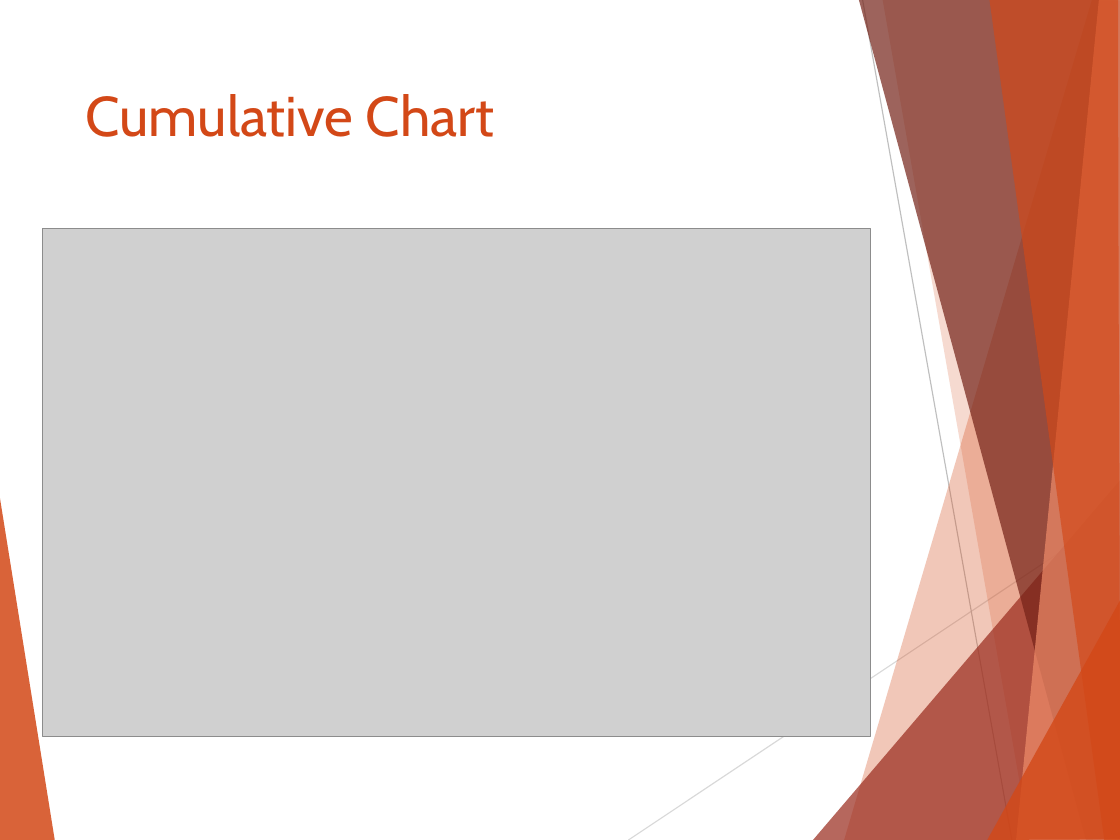
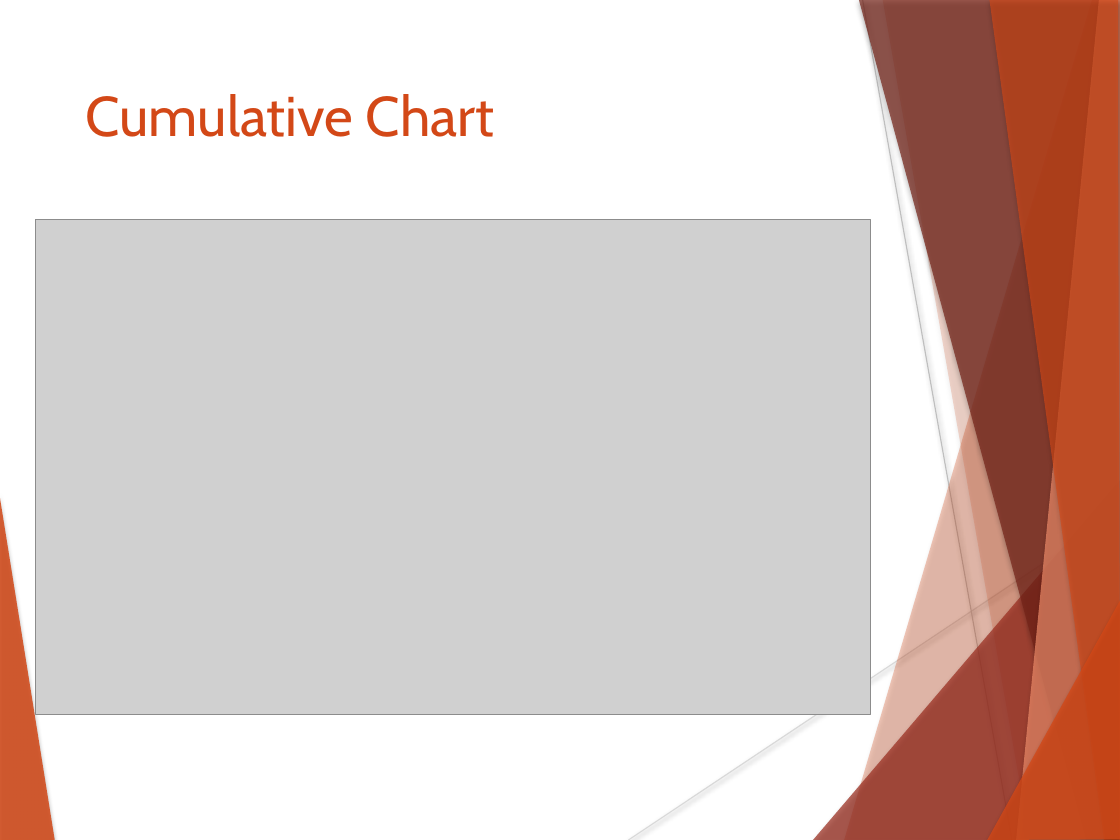
Before and after one commit to Kalkihe/Deminder, a slide deck: slide 12 of Documentation/Exam/Deminder.pptx. Drawn at 1120x840 pixels with LibreOffice and Linux fonts; fonts in the diff are those of the drawing; grey boxes stand for pictures. Boxes give left, top, right and bottom in pixels: in the first picture for what was removed or moved away, otherwise in the second. Text is boxed around its words. In the diff, an @@ line names an element or a change of style, - is before the commit and + after.

Commit message:
changed cumulative chart

```diff
--- a/Documentation/Exam/Deminder.pptx
+++ b/Documentation/Exam/Deminder.pptx
@@ line (862, 0) - (1012, 840): stroke #BFBFBF 0.75 pt to #BFBFBF 0.74 pt @@
@@ picture: place and size @@
-picture at box(43, 228, 870, 736)
+picture at box(35, 220, 870, 713)
@@ line (628, 840) - (1120, 512): stroke #D9D9D9 0.75 pt to #D9D9D9 0.74 pt @@
@@ shadow on in 8 elements at box(0, 492, 55, 840), box(844, 0, 1120, 840), box(883, 0, 1120, 840), box(813, 480, 1120, 840), box(859, 0, 1120, 840), box(1016, 0, 1120, 840), box(989, 0, 1120, 840), box(987, 599, 1120, 840) @@
```
Also in this commit, not shown: 20 other slides changed, 1 other file.
